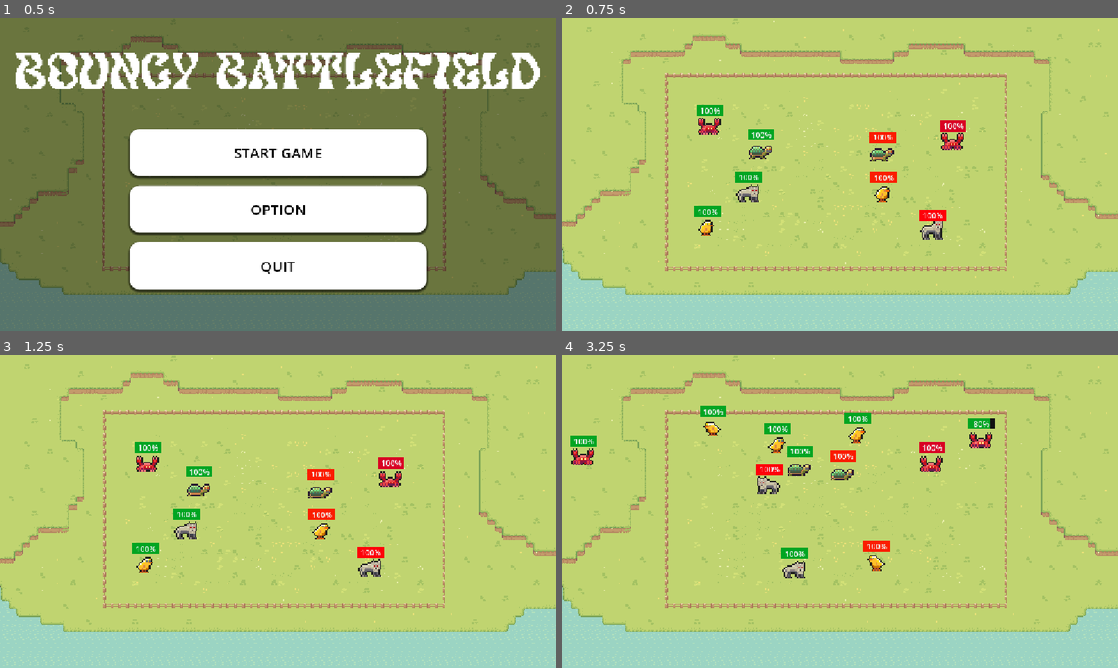
Above: before the commit, frames 1-4 (two rows, left to right).
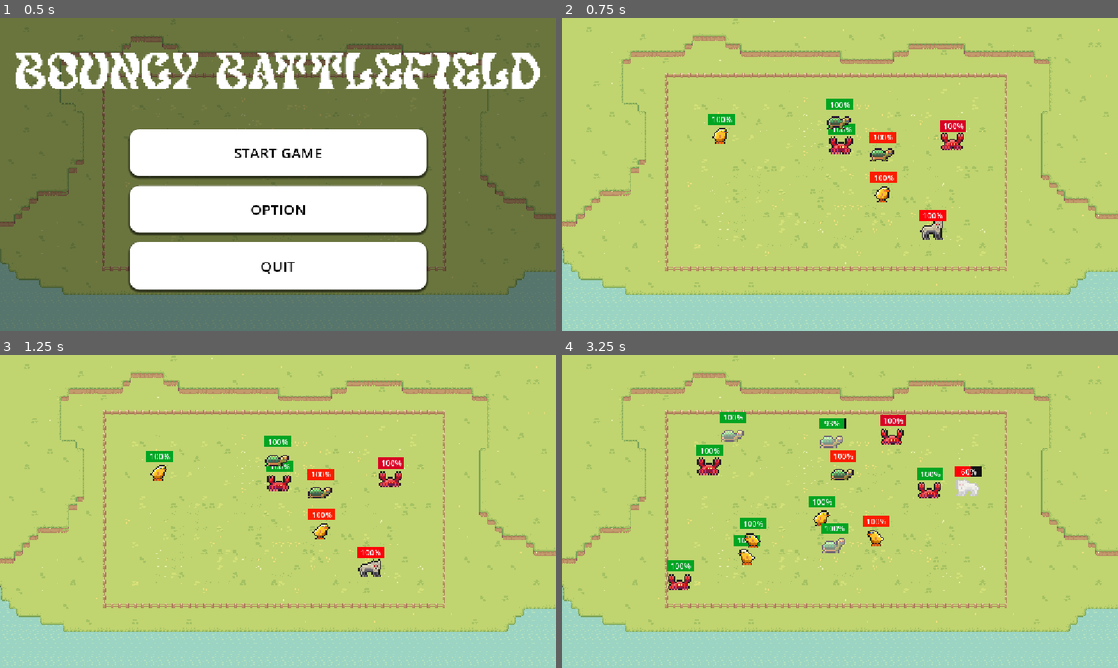
Above: after the commit, the same moments.

Repository: NNKD-Kevin/haven-project
Game: Godot game, scene res://scenes/main_menu.tscn
Two runs of this game, one before a commit and one after it. Both use one fixed random seed, a clock stepped at 60 frames per second and the inputs below.
Inputs:
- Up to frame 1 (0.5 s): no input
- Up to frame 2 (0.75 s): click "START GAME" at 0.5 s
- Up to frame 3 (1.25 s): no input
- Up to frame 4 (3.25 s): hold Right (ui_right) 1.28-2.03 s; tap Space (start) at 1.35, 2.1, 2.85 s; hold Right (ui_right) from 2.78 s (still down)

Frame 1 is identical in both runs. In frame 2, 2.0% of the frame differs, in the area x 23-53%, y 25-70%; in frame 3, 2.0%; in frame 4, 6.5%, in the area x 1-78%, y 16-76%.

Commit message:
Spawning mechanic

Diff:
--- a/haven-game/scenes/main.tscn
+++ b/haven-game/scenes/main.tscn
@@ -5,14 +5,10 @@
 [ext_resource type="Texture2D" uid="uid://c2l4jjr7llacl" path="res://assets/Sprout Lands - Sprites - Basic pack/Tilesets/Fences.png" id="2_tipki"]
 [ext_resource type="Texture2D" uid="uid://dk3nov0xb4p4l" path="res://assets/Sprout Lands - Sprites - Basic pack/Tilesets/Water.png" id="3_85g3d"]
 [ext_resource type="Texture2D" uid="uid://4so7t222clb" path="res://assets/Sprout Lands - Sprites - Basic pack/Tilesets/Hills.png" id="4_choun"]
-[ext_resource type="PackedScene" uid="uid://cv35f4bujcmjq" path="res://scenes/good_crab.tscn" id="5_ya4ey"]
 [ext_resource type="PackedScene" uid="uid://cpu2fsfhn4oyr" path="res://scenes/bad_crab.tscn" id="6_eb6dy"]
 [ext_resource type="AudioStream" uid="uid://bbvlv5wwndalv" path="res://assets/Sounds/boss.wav" id="7_trceg"]
-[ext_resource type="PackedScene" uid="uid://bvasb4rfeaj3y" path="res://scenes/good_chick.tscn" id="9_85g3d"]
 [ext_resource type="PackedScene" uid="uid://de6yskmij0jxq" path="res://scenes/bad_chick.tscn" id="10_choun"]
-[ext_resource type="PackedScene" uid="uid://djniw6sjj1c3h" path="res://scenes/good_wolf.tscn" id="11_ya4ey"]
 [ext_resource type="PackedScene" uid="uid://d0b8v2shfqru7" path="res://scenes/bad_wolf.tscn" id="12_eb6dy"]
-[ext_resource type="PackedScene" uid="uid://c6nte7q8al5ff" path="res://scenes/good_turtle.tscn" id="13_trceg"]
 [ext_resource type="PackedScene" uid="uid://c1b2yu7sv7e2o" path="res://scenes/bad_turtle.tscn" id="14_a8y0u"]
 
 [sub_resource type="TileSetAtlasSource" id="TileSetAtlasSource_0xm2m"]
@@ -242,9 +238,6 @@
 layer_3/name = " fences"
 layer_3/tile_data = PackedInt32Array(458765, 65537, 0, 458809, 196609, 0, 2097165, 65537, 2, 2097209, 196609, 2, 209716 …(5998 unchanged characters)…
 
-[node name="CharacterBody2D" parent="." unique_id=269655125 instance=ExtResource("5_ya4ey")]
-position = Vector2(305, 218)
-
 [node name="CharacterBody2D2" parent="." unique_id=1891097937 instance=ExtResource("6_eb6dy")]
 position = Vector2(809, 250)
 
@@ -252,23 +245,11 @@
 stream = ExtResource("7_trceg")
 autoplay = true
 
-[node name="CharacterBody2D3" parent="." unique_id=201412926 instance=ExtResource("9_85g3d")]
-position = Vector2(300, 428)
-
 [node name="CharacterBody2D4" parent="." unique_id=849377490 instance=ExtResource("10_choun")]
 position = Vector2(665, 357)
 
-[node name="CharacterBody2D5" parent="." unique_id=516309532 instance=ExtResource("11_ya4ey")]
-position = Vector2(385, 356)
-
-[node name="CharacterBody2D6" parent="." unique_id=2079472185 instance=ExtResource("11_ya4ey")]
-position = Vector2(-368, 1024)
-
 [node name="CharacterBody2D7" parent="." unique_id=142884348 instance=ExtResource("12_eb6dy")]
 position = Vector2(766, 435)
 
-[node name="CharacterBody2D8" parent="." unique_id=807580544 instance=ExtResource("13_trceg")]
-position = Vector2(411, 268)
-
 [node name="CharacterBody2D9" parent="." unique_id=774248660 instance=ExtResource("14_a8y0u")]
 position = Vector2(663, 273)
--- a/haven-game/script/bad_wolf.gd
+++ b/haven-game/script/bad_wolf.gd
@@ -15,7 +15,6 @@
 
 func _ready() -> void:
 	health_bar.value=hp
-	devour_timer.start()
 func _process(delta: float) -> void:
 	health_bar.value=hp
 	if devour_ready:
@@ -26,6 +25,7 @@
 		randomize()
 		velocity=Vector2.RIGHT.rotated(randf()*TAU)*speed
 		started=true
+		devour_timer.start()
 
 
 func _physics_process(delta: float) -> void:
--- a/haven-game/script/global.gd
+++ b/haven-game/script/global.gd
@@ -1,6 +1,6 @@
 extends Node
 var battle_started=false
-var animals=['good_crab','good_chick']
+var animals=['good_crab','good_chick','good_turtle']
 var level=1
 
 func _ready()->void:
--- a/haven-game/script/good_wolf.gd
+++ b/haven-game/script/good_wolf.gd
@@ -15,7 +15,6 @@
 
 func _ready() -> void:
 	health_bar.value=hp
-	devour_timer.start()
 func _process(delta: float) -> void:
 	health_bar.value=hp
 	if devour_ready:
@@ -26,6 +25,7 @@
 		randomize()
 		velocity=Vector2.RIGHT.rotated(randf()*TAU)*speed
 		started=true
+		devour_timer.start()
 
 
 func _physics_process(delta: float) -> void:
--- a/haven-game/script/stage_level.gd
+++ b/haven-game/script/stage_level.gd
@@ -3,6 +3,10 @@
 var bad_crab_path=preload('res://scenes/bad_crab.tscn')
 var good_chick_path=preload("res://scenes/good_chick.tscn")
 var bad_chick_path=preload("res://scenes/bad_chick.tscn")
+var good_wolf_path=preload("res://scenes/good_wolf.tscn")
+var bad_wolf_path=preload("res://scenes/bad_wolf.tscn")
+var good_turtle_path=preload("res://scenes/good_turtle.tscn")
+var bad_turtle_path=preload("res://scenes/bad_turtle.tscn")
 @onready var audio_stream_player_2d: AudioStreamPlayer2D = $AudioStreamPlayer2D
 
 var starting_nodes:int
@@ -12,17 +16,29 @@
 	starting_nodes=get_child_count()
 	current_nodes=get_child_count()
 	audio_stream_player_2d.play()
+	for animal in Global.animals:
+		spawn_type(animal)
 func spawn_type(type):
 	if type == "good_crab":
 		var good_crab = good_crab_path.instantiate()
 		randomize()
-		good_crab.global_position = Vector2(randi_range(100,200),randi_range(100,200))
+		good_crab.global_position = Vector2(randi_range(300,600),randi_range(150,500))
 		get_parent().add_child(good_crab)
 	if type=="good_chick":
 		var good_chick = good_chick_path.instantiate()
 		randomize()
-		good_chick.global_position = Vector2(randi_range(350,400),randi_range(250,300))
+		good_chick.global_position = Vector2(randi_range(300,600),randi_range(150,500))
 		get_parent().add_child(good_chick)
+	if type=="good_wolf":
+		var good_wolf = good_wolf_path.instantiate()
+		randomize()
+		good_wolf.global_position = Vector2(randi_range(300,600),randi_range(150,500))
+		get_parent().add_child(good_wolf)
+	if type=="good_turtle":
+		var good_turtle = good_turtle_path.instantiate()
+		randomize()
+		good_turtle.global_position = Vector2(randi_range(300,600),randi_range(150,500))
+		get_parent().add_child(good_turtle)
 func _input(event: InputEvent) -> void:
 	if Input.is_action_just_pressed("ui_right"):
 		for animal in Global.animals:
